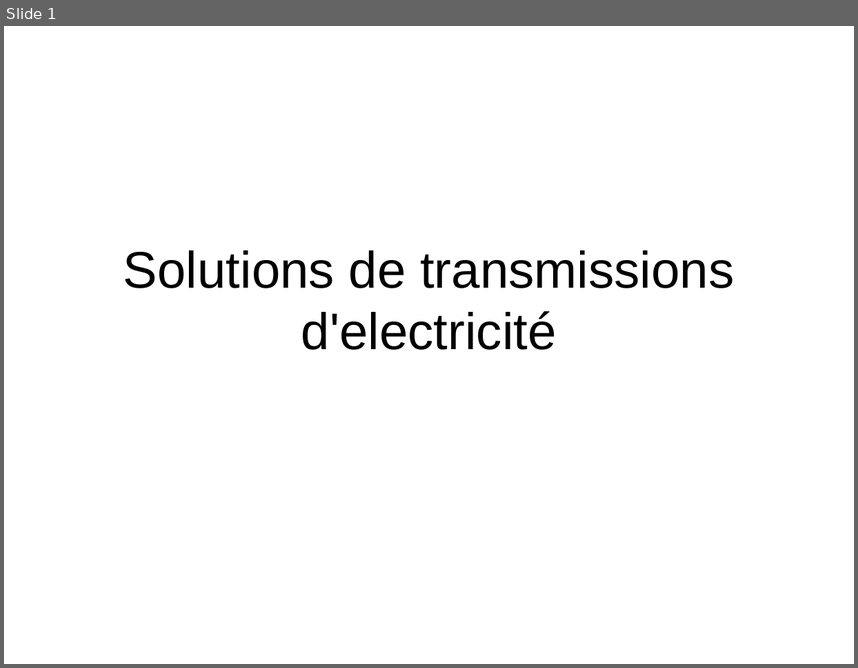
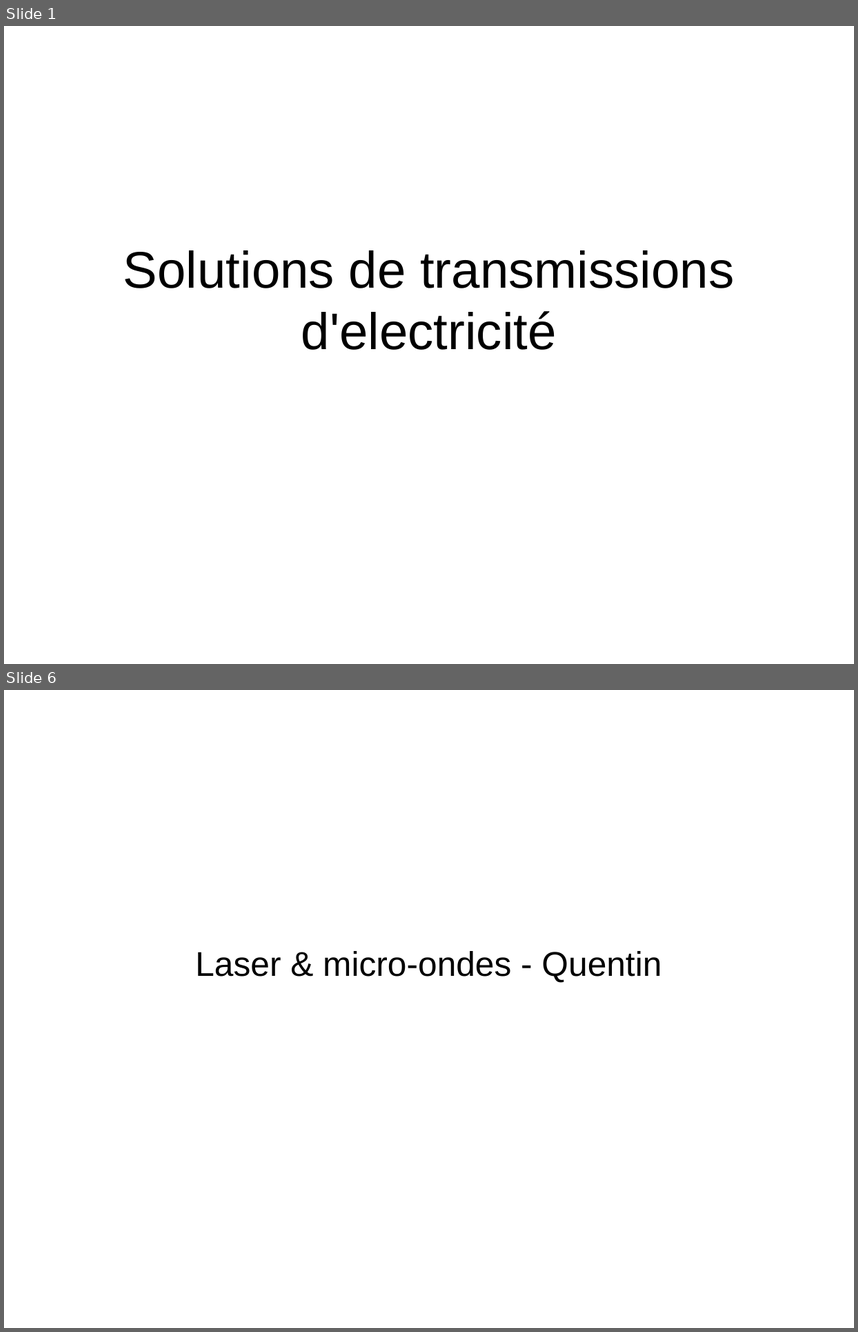
Before and after one commit to traxys/TPE, a slide deck: presentationOrale.odp. Shown one above the other, each under a label of ours: slide 1 before the commit, slides 1 and 6 after it; the slides between them are not shown. The pictures are 858x668 and 858x1332 pixels, drawn with LibreOffice and Linux fonts; fonts in the diff are those of the drawing. Boxes give left, top, right and bottom in pixels: in the first picture for what was removed or moved away, otherwise in the second. Text is boxed around its words. In the diff, an @@ line names an element or a change of style, - is before the commit and + after.

```diff
--- a/presentationOrale.odp
+++ b/presentationOrale.odp
@@ slide 6 added at (4, 690, 854, 1328), background #FFFFFF @@
@@ subtitle added at (195, 951, 662, 982), 32 pt, text #000000 @@
+Laser & micro-ondes - Quentin
```
Also in this commit, not shown: 9 other slides added, 2 other files.
